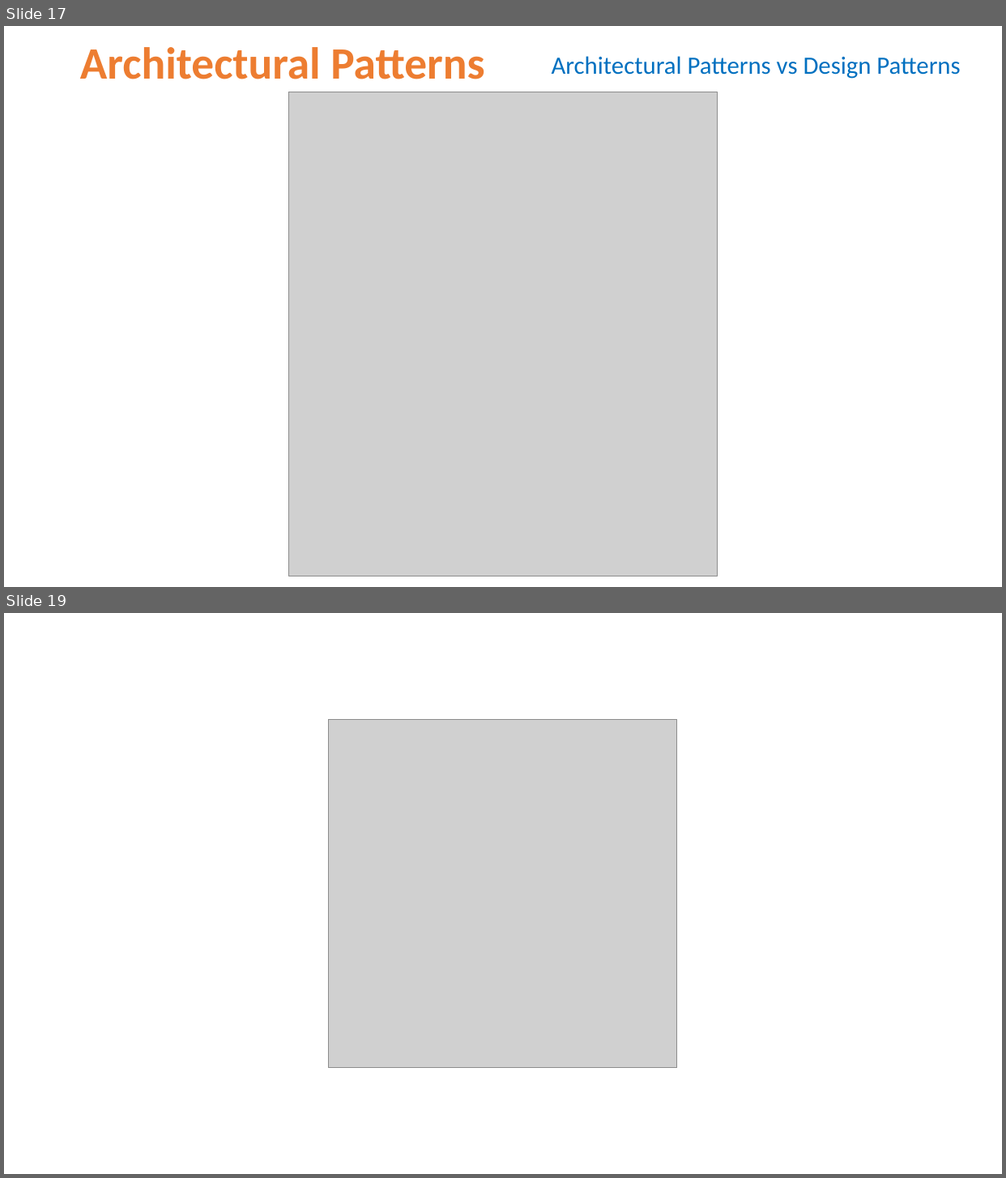
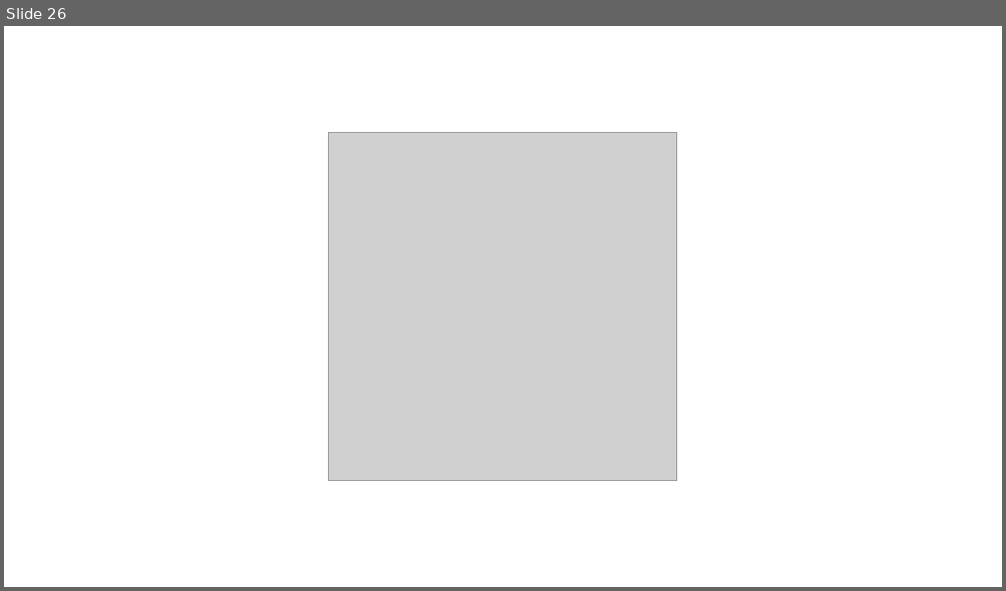
Before and after one commit to Jucer74/SoftwareArchitecture, a slide deck: Clases/04-ArchitecturalPatterns/SoftwareArchitecture-ArchitecturalPatterns.pptx. Shown one above the other, each under a label of ours: slides 17 and 19 before the commit, slide 26 after it; the slides between them are not shown. The pictures are 1006x1178 and 1006x591 pixels, drawn with LibreOffice and Linux fonts; fonts in the diff are those of the drawing; grey boxes stand for pictures; background and template pictures are left out. Boxes give left, top, right and bottom in pixels: in the first picture for what was removed or moved away, otherwise in the second. Text is boxed around its words. In the diff, an @@ line names an element or a change of style, - is before the commit and + after.

```diff
--- a/Clases/04-ArchitecturalPatterns/SoftwareArchitecture-ArchitecturalPatterns.pptx
+++ b/Clases/04-ArchitecturalPatterns/SoftwareArchitecture-ArchitecturalPatterns.pptx
@@ slide 17 removed at bbox=[4, 26, 1002, 587], background #FFFFFF @@
@@ title removed at bbox=[80, 47, 484, 79] @@
-Architectural Patterns
@@ text removed at bbox=[552, 56, 960, 79] @@
-Architectural Patterns vs Design Patterns
@@ picture removed at bbox=[288, 92, 718, 576] @@
@@ what was slide 19 is now slide 26 @@
```
Also in this commit, not shown: 2 slides changed, 23 slides added, 15 other slides removed.
